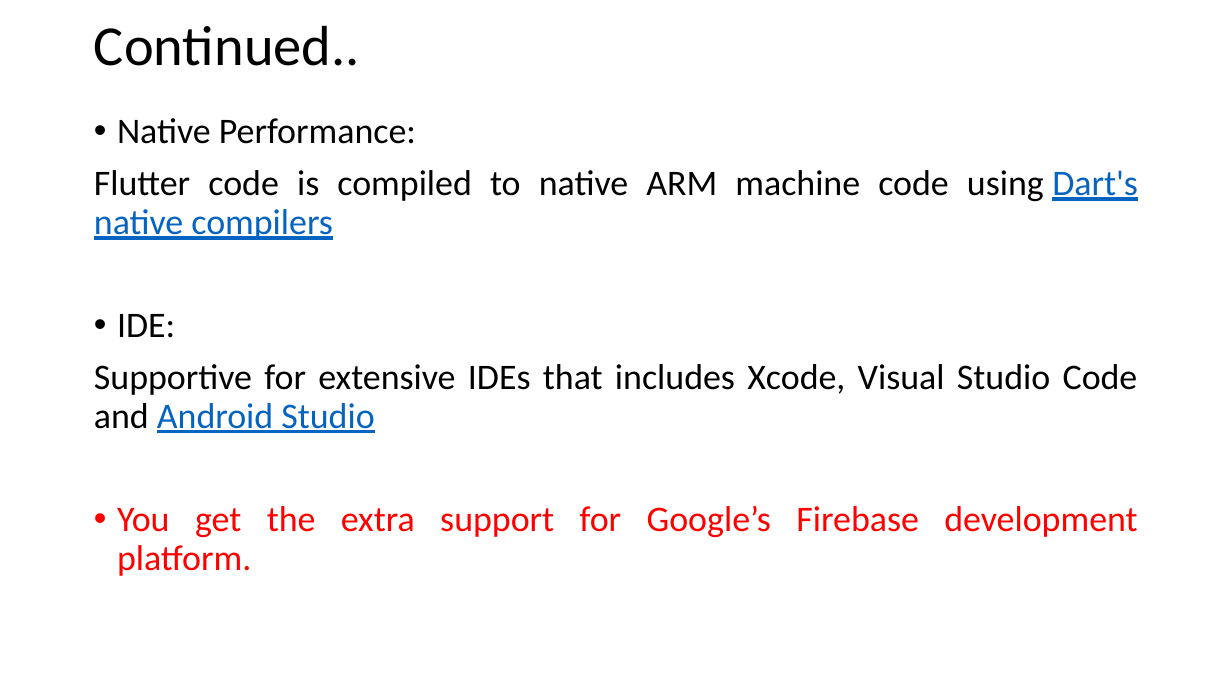
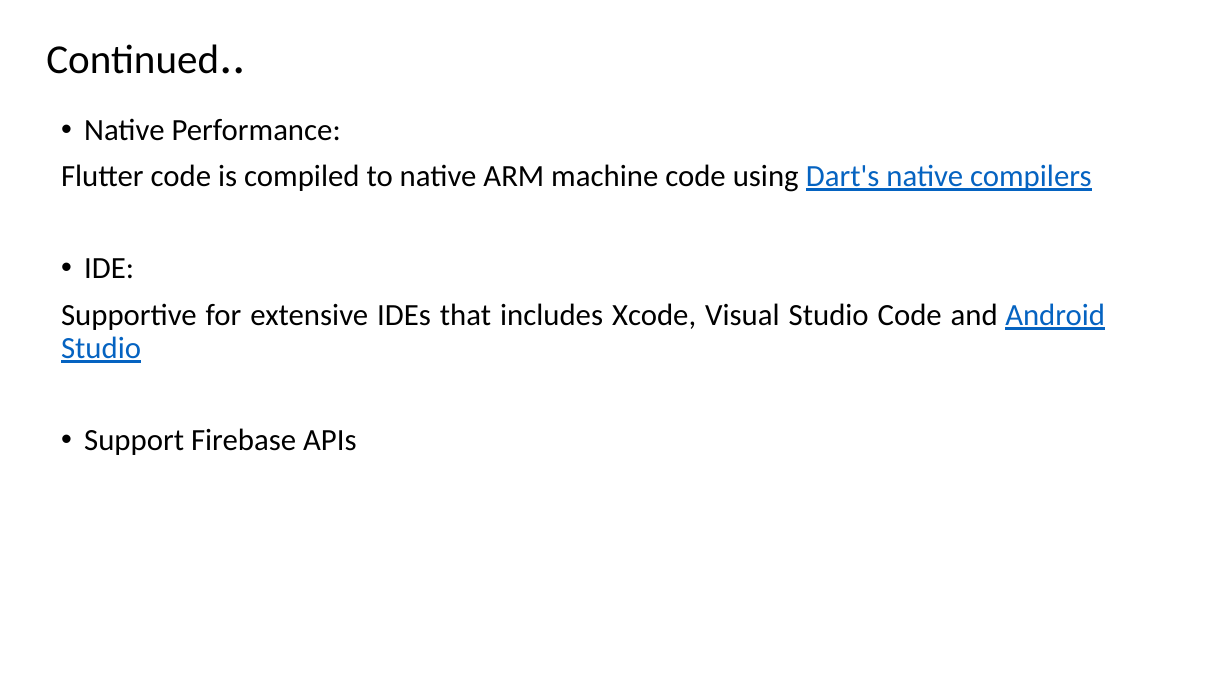
Before and after one commit to Anjy123/Flutter, a slide deck: slide 7 of Flutter features.pptx. Drawn at 1232x693 pixels with LibreOffice and Linux fonts; fonts in the diff are those of the drawing. Boxes give left, top, right and bottom in pixels: in the first picture for what was removed or moved away, otherwise in the second. Text is boxed around its words. In the diff, an @@ line names an element or a change of style, - is before the commit and + after.

```diff
--- a/Flutter features.pptx
+++ b/Flutter features.pptx
@@ title "Continued..": place and size @@
-title "Continued.." at box(94, 25, 360, 66)
+title "Continued.." at box(46, 44, 219, 74)
@@ title "Continued.." at box(46, 44, 219, 74): size 44 to 32 pt, size 44 to 40 pt in "Continued.." @@
@@ text "Native Performance:": place and size @@
-text "Native Performance:" at box(94, 118, 1138, 576)
+text "Native Performance:" at box(61, 118, 1105, 455)
@@ text at box(61, 118, 1105, 363): size 28 to 24 pt in "Native Performance:", "Flutter code is compiled to native ARM ...", "IDE:", "Supportive for extensive IDEs that includes Xcode, ..." @@
@@ text at box(84, 428, 356, 455): text changed; size 28 to 24 pt; text colour #FF0000 to #000000 @@
-• You get the extra support for Google’s Firebase development platform.
+• Support Firebase APIs
```
Also in this commit, not shown: 21 other slides changed, 1 slide added, 1 slide removed.
